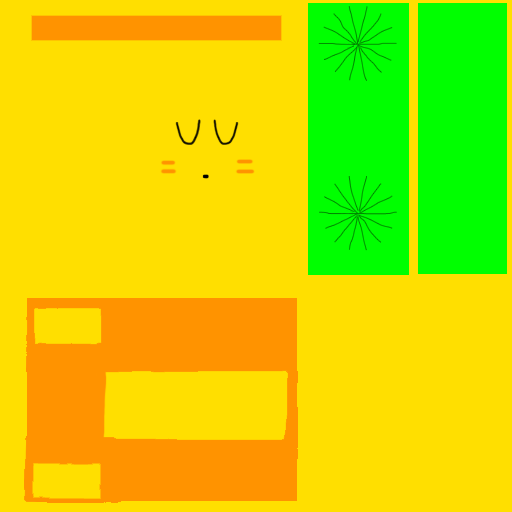
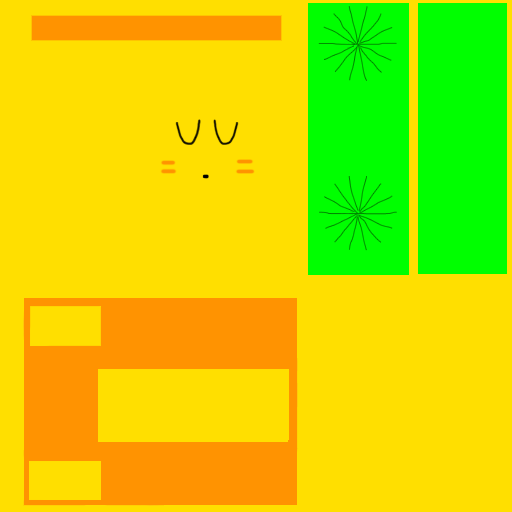
Two versions of the same layered image (512×512). Layer-by-layer changes:
painted on "花びら" over <box>23,298,298,506</box>
